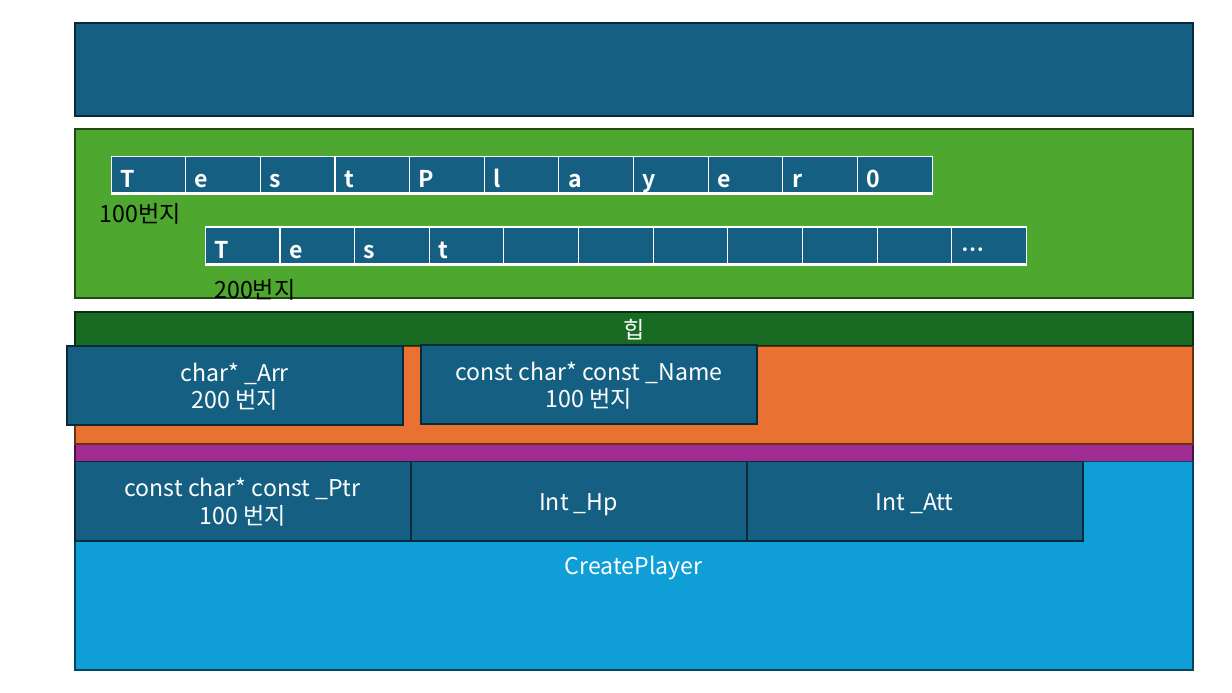
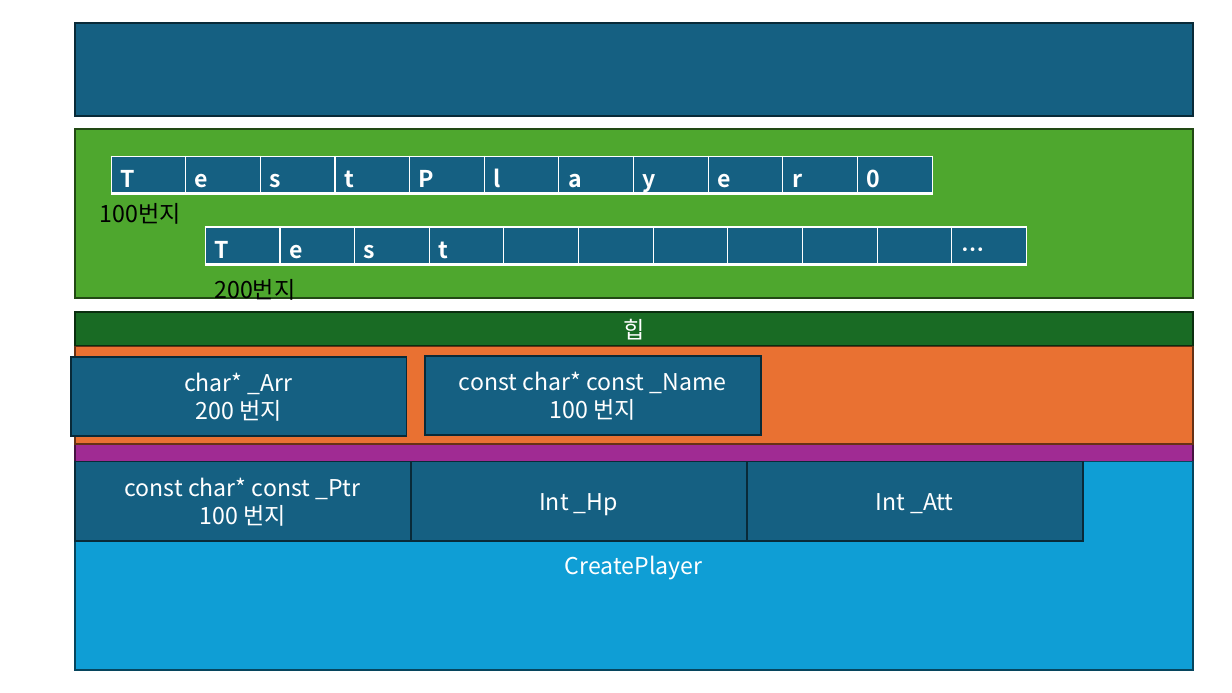
Before and after one commit to JaeSuGang/AssortRockAssignment, a slide deck: slide 4 of DOC/과제풀이/MyPrintf.pptx. Drawn at 1232x693 pixels with LibreOffice and Linux fonts; fonts in the diff are those of the drawing. Boxes give left, top, right and bottom in pixels: in the first picture for what was removed or moved away, otherwise in the second. Text is boxed around its words. In the diff, an @@ line names an element or a change of style, - is before the commit and + after.

```diff
--- a/DOC/과제풀이/MyPrintf.pptx
+++ b/DOC/과제풀이/MyPrintf.pptx
@@ rectangle "char* _Arr": place and size @@
-rectangle "char* _Arr" at (67, 347, 403, 426)
+rectangle "char* _Arr" at (70, 357, 407, 436)
@@ rectangle "const char* const _Name": place and size @@
-rectangle "const char* const _Name" at (421, 345, 758, 424)
+rectangle "const char* const _Name" at (425, 356, 762, 435)
```
Also in this commit, not shown: 12 other files.
